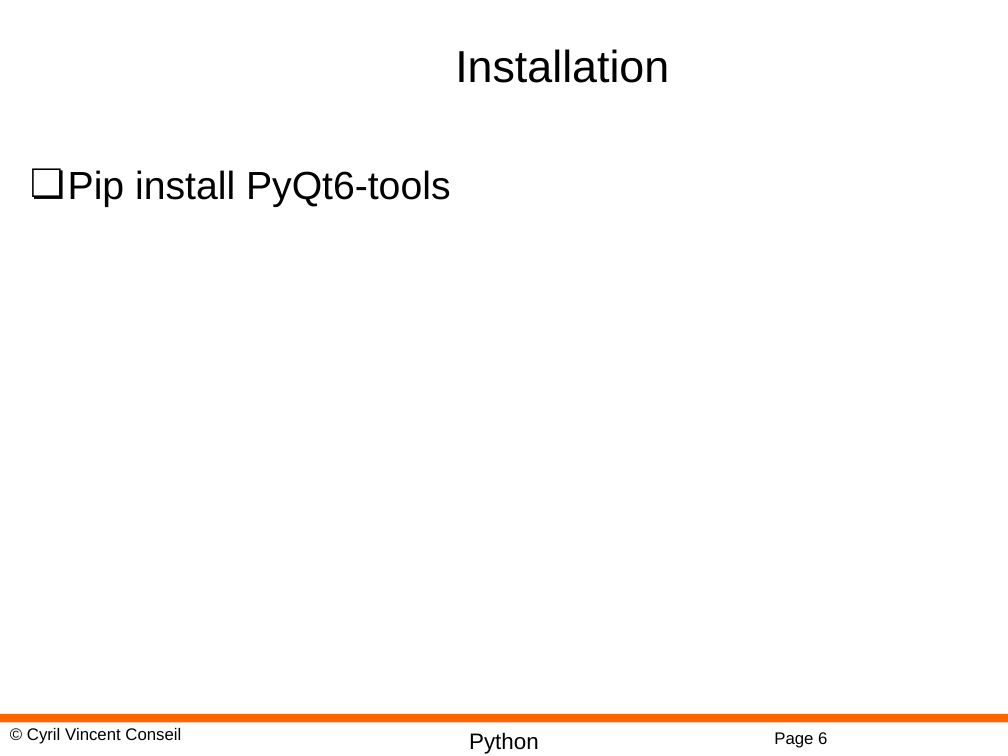
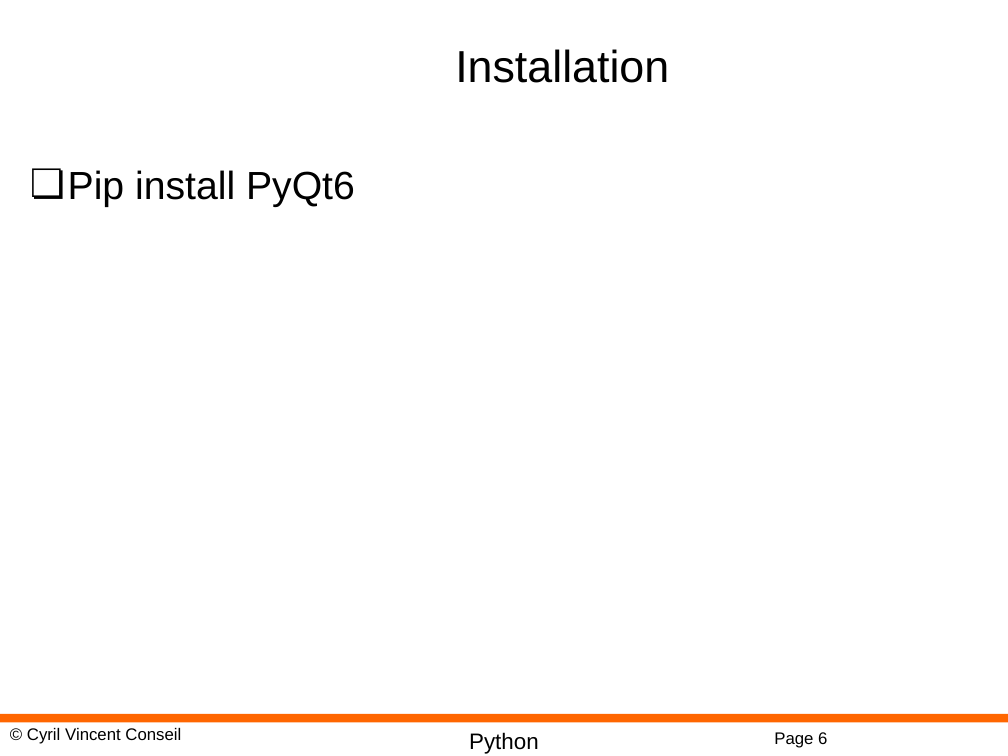
Before and after one commit to cyrilvincent/python, a slide deck: slide 6 of ppt/PyQt01-Intro.pptx. Drawn at 1008x756 pixels with LibreOffice and Linux fonts; fonts in the diff are those of the drawing; background and template pictures are left out. Boxes give left, top, right and bottom in pixels: in the first picture for what was removed or moved away, otherwise in the second. Text is boxed around its words. In the diff, an @@ line names an element or a change of style, - is before the commit and + after.

```diff
--- a/ppt/PyQt01-Intro.pptx
+++ b/ppt/PyQt01-Intro.pptx
@@ text at (68, 170, 355, 207): text changed @@
-❏ Pip install PyQt6-tools
+❏ Pip install PyQt6
```
Also in this commit, not shown: 2 other files.
